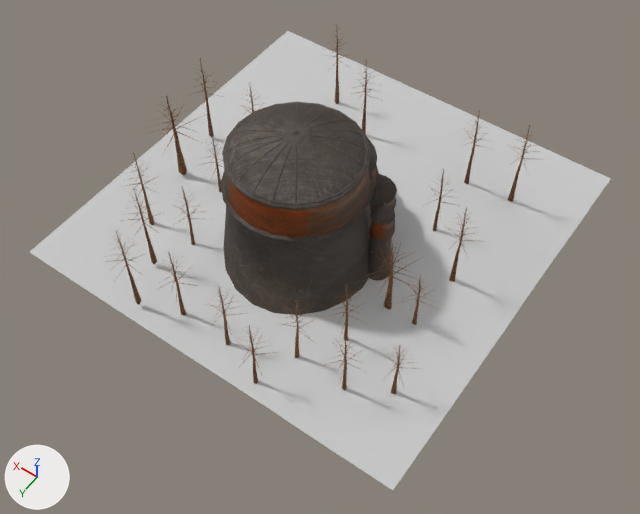
A saved change to the FBX model Laikos/LaikosContent/Models/Buildings/Niebianie/Pałac_rady/pałac_rady_p3.FBX.
Both versions are drawn from a camera (50 mm lens) standing at (-0.791, 1.147, 1.615) and looking at (-0.082, 0.154, 0.055). The axes (+X, +Y, +Z) are drawn at lower left. The lights are the same throughout. Where no turn or scale is listed for an object, it has been applied to the vertices.

In view in the first picture: 'Foliage003', 'Foliage004', 'Foliage005', 'Foliage006', 'Foliage007', 'Foliage008', 'Foliage009', 'Foliage010', 'Foliage011', 'Foliage012', 'Foliage013', 'Foliage014', 'Foliage015', 'Foliage016', 'Foliage017', 'Foliage018', 'Foliage019', 'Foliage020', 'Foliage021', 'Foliage022', 'Foliage023', 'Object001', 'Plane001', 'complex_simple_loaded'.
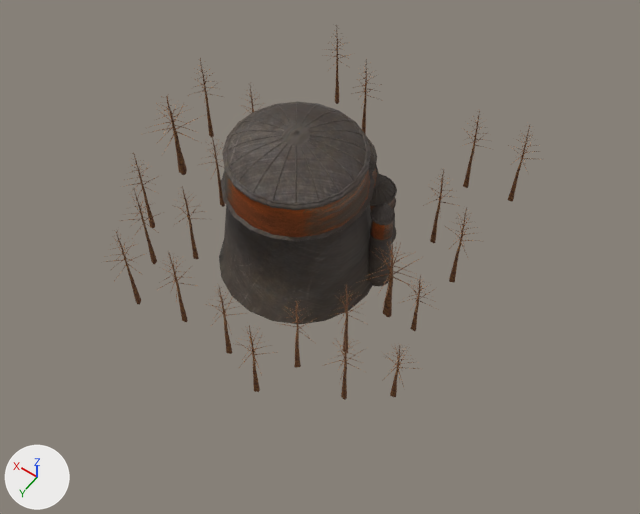
Where the change shows, as pixel boxes (x1, y1, x2, y2) in the pictures (640 x 514 px):
'Plane001', deleted
    before: (29, 31, 611, 490)

The change, as a diff of the scene's bpy script:
```diff
--- a/Laikos/LaikosContent/Models/Buildings/Niebianie/Pałac_rady/pałac_rady_p3.FBX.py
+++ b/Laikos/LaikosContent/Models/Buildings/Niebianie/Pałac_rady/pałac_rady_p3.FBX.py
@@ me_mesh_009_1 @@
+me_mesh_009_1 = me_mesh_015.copy(); me_mesh_009_1.name = 'Mesh.009'  # the mesh of ob_foliage008
@@ ob_foliage012 @@
-ob_foliage012 = bpy.data.objects.new('Foliage012', me_mesh_019)
+ob_foliage012 = bpy.data.objects.new('Foliage012', me_mesh_018)
 ob_foliage012.location = (-0.239, 0.278, -0.029)
@@ ob_foliage009 @@
-ob_foliage009 = bpy.data.objects.new('Foliage009', me_mesh_016)
+ob_foliage009 = bpy.data.objects.new('Foliage009', me_mesh_015)
 ob_foliage009.location = (-0.344, 0.017, 0.023)
@@ ob_foliage022 @@
-ob_foliage022 = bpy.data.objects.new('Foliage022', me_mesh_029)
+ob_foliage022 = bpy.data.objects.new('Foliage022', me_mesh_028)
 ob_foliage022.location = (-0.224, -0.258, 0.014)
@@ ob_foliage014 @@
-ob_foliage014 = bpy.data.objects.new('Foliage014', me_mesh_021)
+ob_foliage014 = bpy.data.objects.new('Foliage014', me_mesh_020)
 ob_foliage014.location = (-0.141, 0.467, -0.029)
@@ ob_foliage006 @@
-ob_foliage006 = bpy.data.objects.new('Foliage006', me_mesh_013)
+ob_foliage006 = bpy.data.objects.new('Foliage006', me_mesh_012)
 ob_foliage006.location = (0.393, -0.033, 0.014)
@@ ob_foliage018 @@
-ob_foliage018 = bpy.data.objects.new('Foliage018', me_mesh_025)
+ob_foliage018 = bpy.data.objects.new('Foliage018', me_mesh_024)
 ob_foliage018.location = (0.095, 0.422, -0.024)
@@ ob_foliage021 @@
-ob_foliage021 = bpy.data.objects.new('Foliage021', me_mesh_028)
+ob_foliage021 = bpy.data.objects.new('Foliage021', me_mesh_027)
 ob_foliage021.location = (0.074, -0.255, 0.014)
@@ ob_foliage017 @@
-ob_foliage017 = bpy.data.objects.new('Foliage017', me_mesh_024)
+ob_foliage017 = bpy.data.objects.new('Foliage017', me_mesh_023)
 ob_foliage017.location = (0.188, 0.463, 0.016)
@@ ob_foliage007 @@
-ob_foliage007 = bpy.data.objects.new('Foliage007', me_mesh_014)
+ob_foliage007 = bpy.data.objects.new('Foliage007', me_mesh_013)
 ob_foliage007.location = (-0.266, 0.156, -0.007)
@@ ob_foliage003 @@
-ob_foliage003 = bpy.data.objects.new('Foliage003', me_mesh_010)
+ob_foliage003 = bpy.data.objects.new('Foliage003', me_mesh_009_1)
 ob_foliage003.location = (0.247, 0.106, -0.03)
@@ ob_foliage010 @@
-ob_foliage010 = bpy.data.objects.new('Foliage010', me_mesh_017)
+ob_foliage010 = bpy.data.objects.new('Foliage010', me_mesh_016)
 ob_foliage010.location = (-0.385, 0.319, -0.01)
@@ ob_foliage013 @@
-ob_foliage013 = bpy.data.objects.new('Foliage013', me_mesh_020)
+ob_foliage013 = bpy.data.objects.new('Foliage013', me_mesh_019)
 ob_foliage013.location = (-0.3, 0.373, -0.029)
@@ ob_foliage011 @@
-ob_foliage011 = bpy.data.objects.new('Foliage011', me_mesh_018)
+ob_foliage011 = bpy.data.objects.new('Foliage011', me_mesh_017)
 ob_foliage011.location = (-0.242, -0.078, -0.007)
@@ ob_foliage023 @@
-ob_foliage023 = bpy.data.objects.new('Foliage023', me_mesh_030)
+ob_foliage023 = bpy.data.objects.new('Foliage023', me_mesh_029)
 ob_foliage023.location = (-0.334, -0.281, 0.014)
@@ ob_foliage004 @@
-ob_foliage004 = bpy.data.objects.new('Foliage004', me_mesh_011)
+ob_foliage004 = bpy.data.objects.new('Foliage004', me_mesh_010)
 ob_foliage004.location = (0.248, -0.033, 0.014)
@@ ob_foliage016 @@
-ob_foliage016 = bpy.data.objects.new('Foliage016', me_mesh_023)
+ob_foliage016 = bpy.data.objects.new('Foliage016', me_mesh_022)
 ob_foliage016.location = (-0.035, 0.427, -0.029)
@@ ob_foliage020 @@
-ob_foliage020 = bpy.data.objects.new('Foliage020', me_mesh_027)
+ob_foliage020 = bpy.data.objects.new('Foliage020', me_mesh_026)
 ob_foliage020.location = (0.203, -0.323, 0.014)
@@ ob_plane001 @@
-ob_plane001 = bpy.data.objects.new('Plane001', me_mesh_007)
@@ ob_foliage005 @@
-ob_foliage005 = bpy.data.objects.new('Foliage005', me_mesh_012)
+ob_foliage005 = bpy.data.objects.new('Foliage005', me_mesh_011)
 ob_foliage005.location = (0.195, 0.269, -0.032)
@@ ob_foliage019 @@
-ob_foliage019 = bpy.data.objects.new('Foliage019', me_mesh_026)
+ob_foliage019 = bpy.data.objects.new('Foliage019', me_mesh_025)
 ob_foliage019.location = (0.235, 0.36, 0.016)
@@ ob_foliage015 @@
-ob_foliage015 = bpy.data.objects.new('Foliage015', me_mesh_022)
+ob_foliage015 = bpy.data.objects.new('Foliage015', me_mesh_021)
 ob_foliage015.location = (-0.177, 0.372, -0.024)
@@ ob_foliage008 @@
-ob_foliage008 = bpy.data.objects.new('Foliage008', me_mesh_015)
+ob_foliage008 = bpy.data.objects.new('Foliage008', me_mesh_014)
 ob_foliage008.location = (-0.334, 0.156, -0.01)
```
